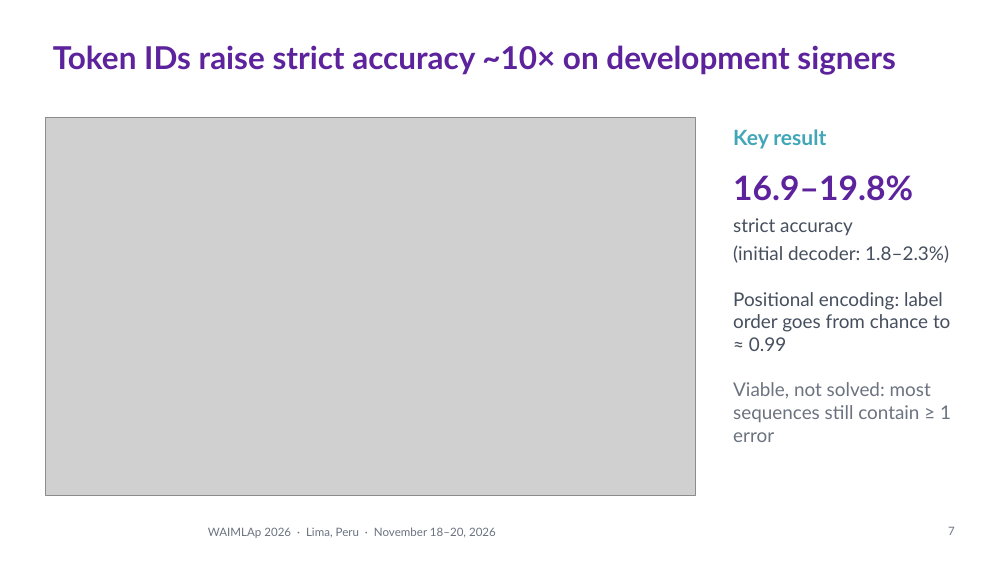
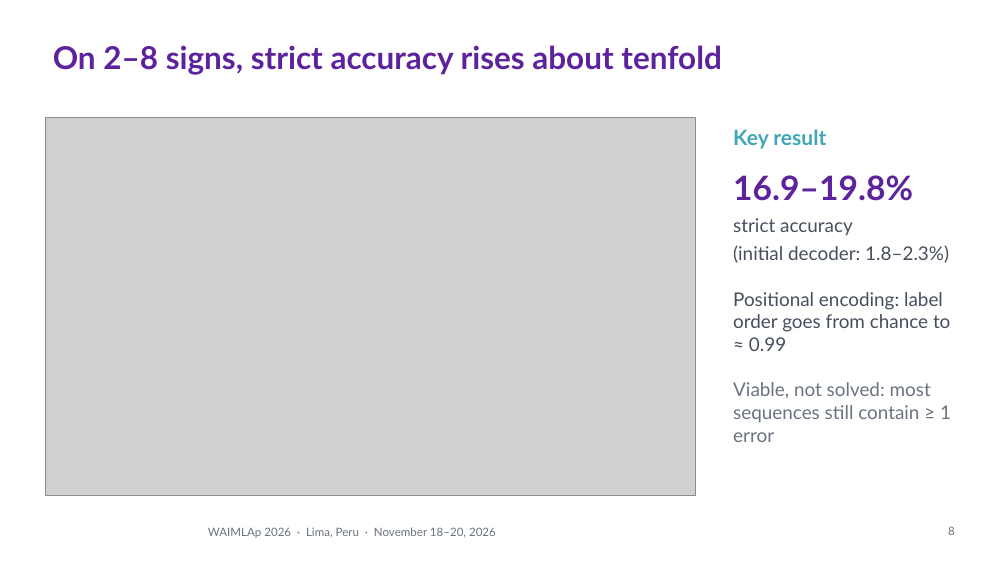
Before and after one commit to Percep3/Imitator, a slide deck: slide 8 of presentation/waimlap2026/imitator_waimlap2026.pptx (slide 7 before the commit). Drawn at 1008x567 pixels with LibreOffice and Linux fonts; fonts in the diff are those of the drawing; grey boxes stand for pictures; background and template pictures are left out. Boxes give left, top, right and bottom in pixels: in the first picture for what was removed or moved away, otherwise in the second. Text is boxed around its words. In the diff, an @@ line names an element or a change of style, - is before the commit and + after.

```diff
--- a/presentation/waimlap2026/imitator_waimlap2026.pptx
+++ b/presentation/waimlap2026/imitator_waimlap2026.pptx
@@ title at bbox=[53, 45, 722, 75]: text changed @@
-Token IDs raise strict accuracy ~10× on development signers
+On 2–8 signs, strict accuracy rises about tenfold
@@ page number at bbox=[948, 526, 955, 535]: text changed @@
-7
+8
```
Also in this commit, not shown: 3 other slides changed, 1 slide added, 4 other files.
